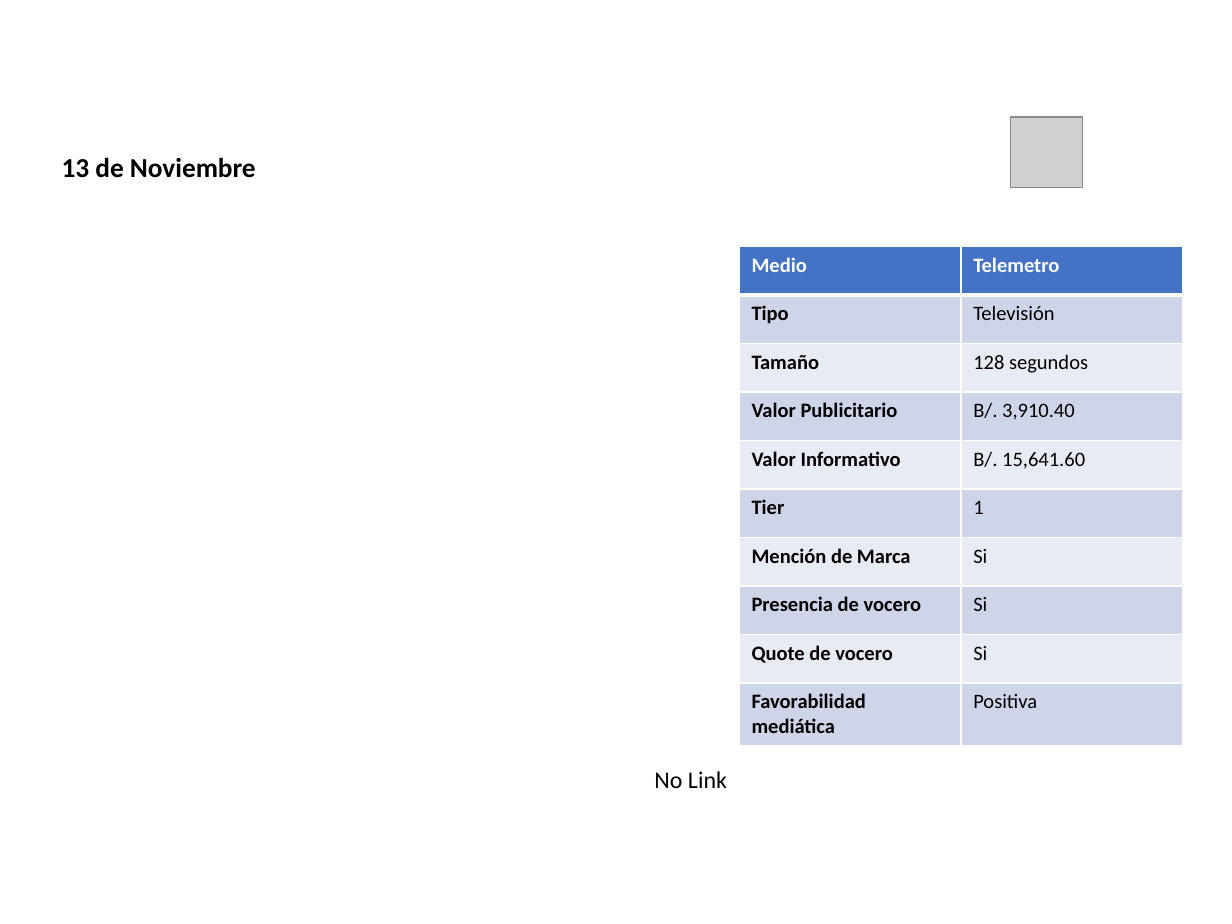
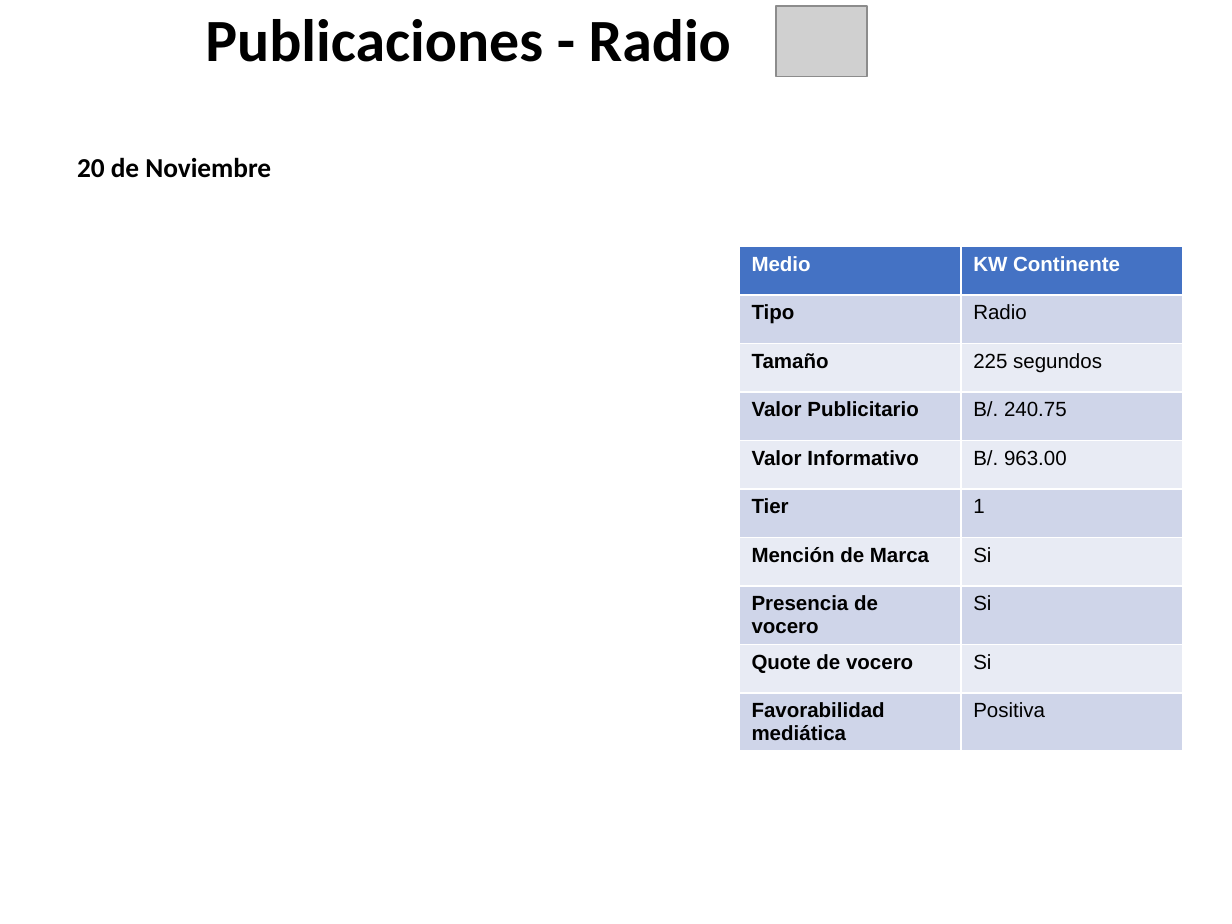
Before and after one commit to dgarci23/Report-Generator, a slide deck: slide 15 of Presentacion Terminada.pptx (slide 1 before the commit). Drawn at 1232x924 pixels with LibreOffice and Linux fonts; fonts in the diff are those of the drawing; grey boxes stand for pictures; background and template pictures are left out. Boxes give left, top, right and bottom in pixels: in the first picture for what was removed or moved away, otherwise in the second. Text is boxed around its words. In the diff, an @@ line names an element or a change of style, - is before the commit and + after.

```diff
--- a/Presentacion Terminada.pptx
+++ b/Presentacion Terminada.pptx
@@ title at bbox=[205, 19, 731, 62]: text changed; text colour #FFFFFF to #000000 @@
-Publicaciones - Televisión
+Publicaciones - Radio
@@ picture added at bbox=[776, 6, 867, 76] @@
@@ picture removed at bbox=[1010, 117, 1083, 187] @@
@@ text at bbox=[77, 157, 271, 178]: text changed @@
-13 de Noviembre
+20 de Noviembre
@@ table at bbox=[739, 246, 1183, 745] @@
-row 1, column 2: Telemetro
+row 1, column 2: KW Continente
-row 2, column 2: Televisión
+row 2, column 2: Radio
-row 3, column 2: 128 segundos
+row 3, column 2: 225 segundos
-row 4, column 2: B/. 3,910.40
+row 4, column 2: B/. 240.75
-row 5, column 2: B/. 15,641.60
+row 5, column 2: B/. 963.00
@@ font Calibri to Arial in "Medio", "Tipo", "Tamaño", "Valor Publicitario" and 11 more places @@
@@ text "No Link": place and size @@
-text "No Link" at bbox=[654, 771, 727, 788]
+text "No Link" at bbox=[743, 725, 815, 740]
@@ text "No Link" at bbox=[743, 725, 815, 740]: indent changed @@
```
Also in this commit, not shown: 22 other slides changed, 3 slides added, 1 other file.
